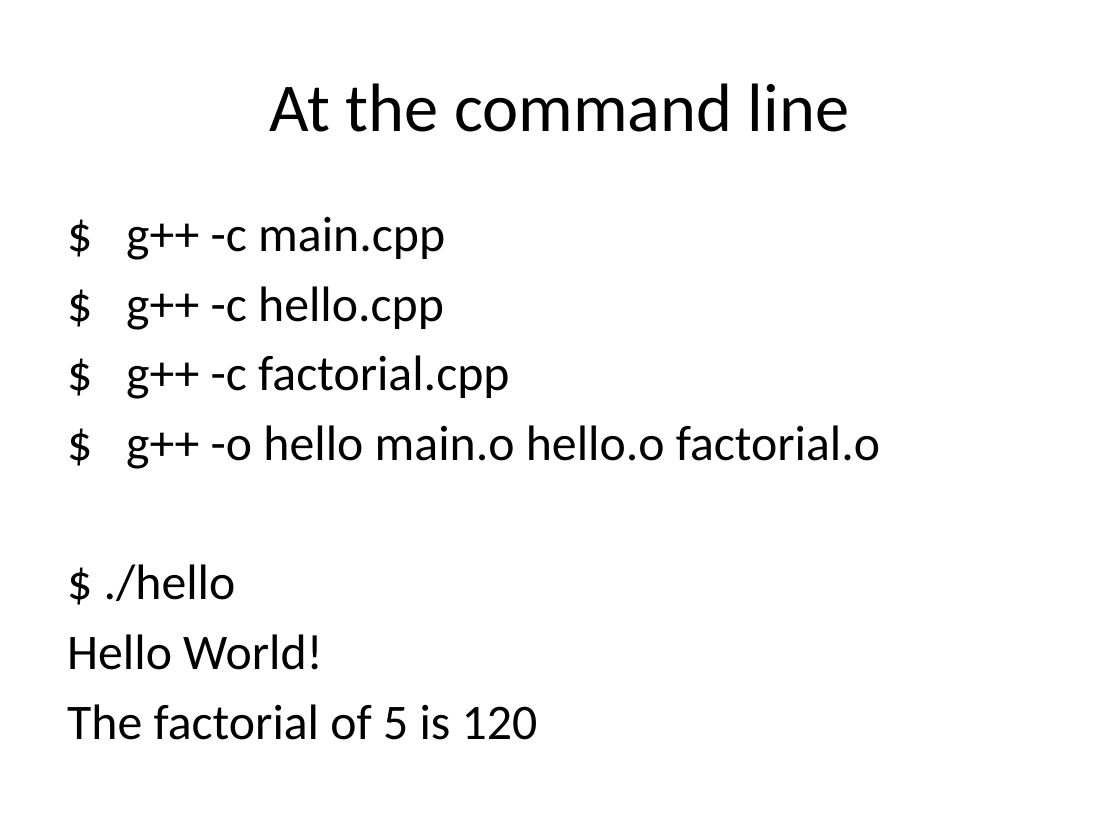
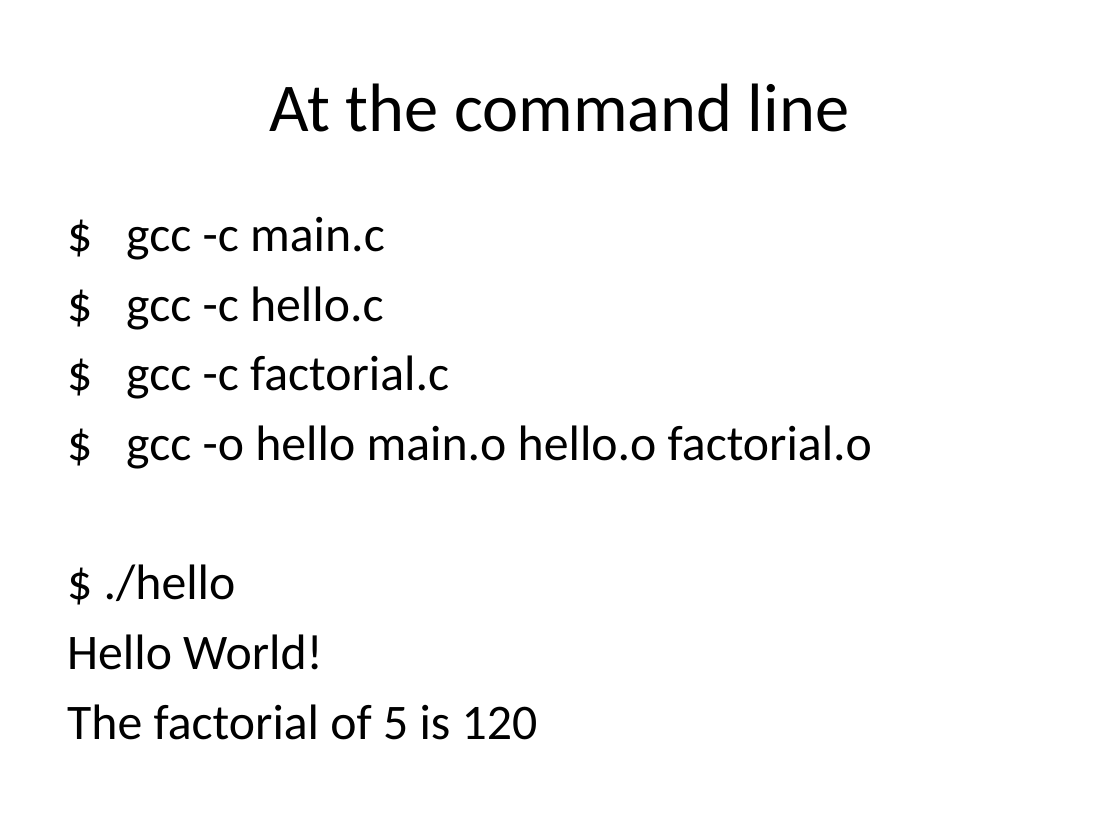
Before and after one commit to brash99/Cpsc256, a slide deck: slide 9 of Makefile_tutorial/Makefile_tutorial.pptx. Drawn at 1120x840 pixels with LibreOffice and Linux fonts; fonts in the diff are those of the drawing. Boxes give left, top, right and bottom in pixels: in the first picture for what was removed or moved away, otherwise in the second. Text is boxed around its words. In the diff, an @@ line names an element or a change of style, - is before the commit and + after.

```diff
--- a/Makefile_tutorial/Makefile_tutorial.pptx
+++ b/Makefile_tutorial/Makefile_tutorial.pptx
@@ text at <box>126,216,872,469</box>: text changed @@
-$ g++ -c main.cpp
-$ g++ -c hello.cpp
-$ g++ -c factorial.cpp
-$ g++ -o hello main.o hello.o factorial.o
+$ gcc -c main.c
+$ gcc -c hello.c
+$ gcc -c factorial.c
+$ gcc -o hello main.o hello.o factorial.o
```
Also in this commit, not shown: 16 other slides changed.
